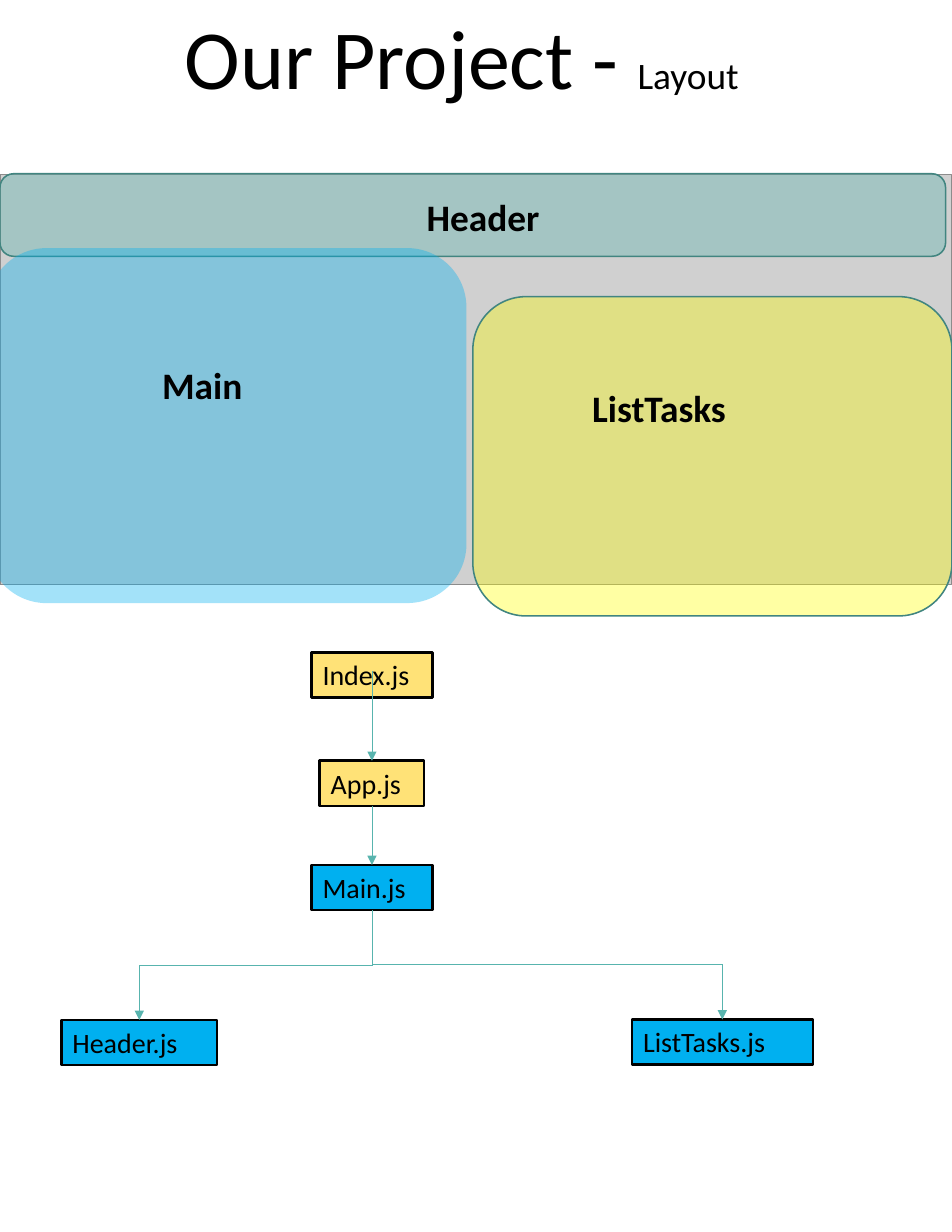
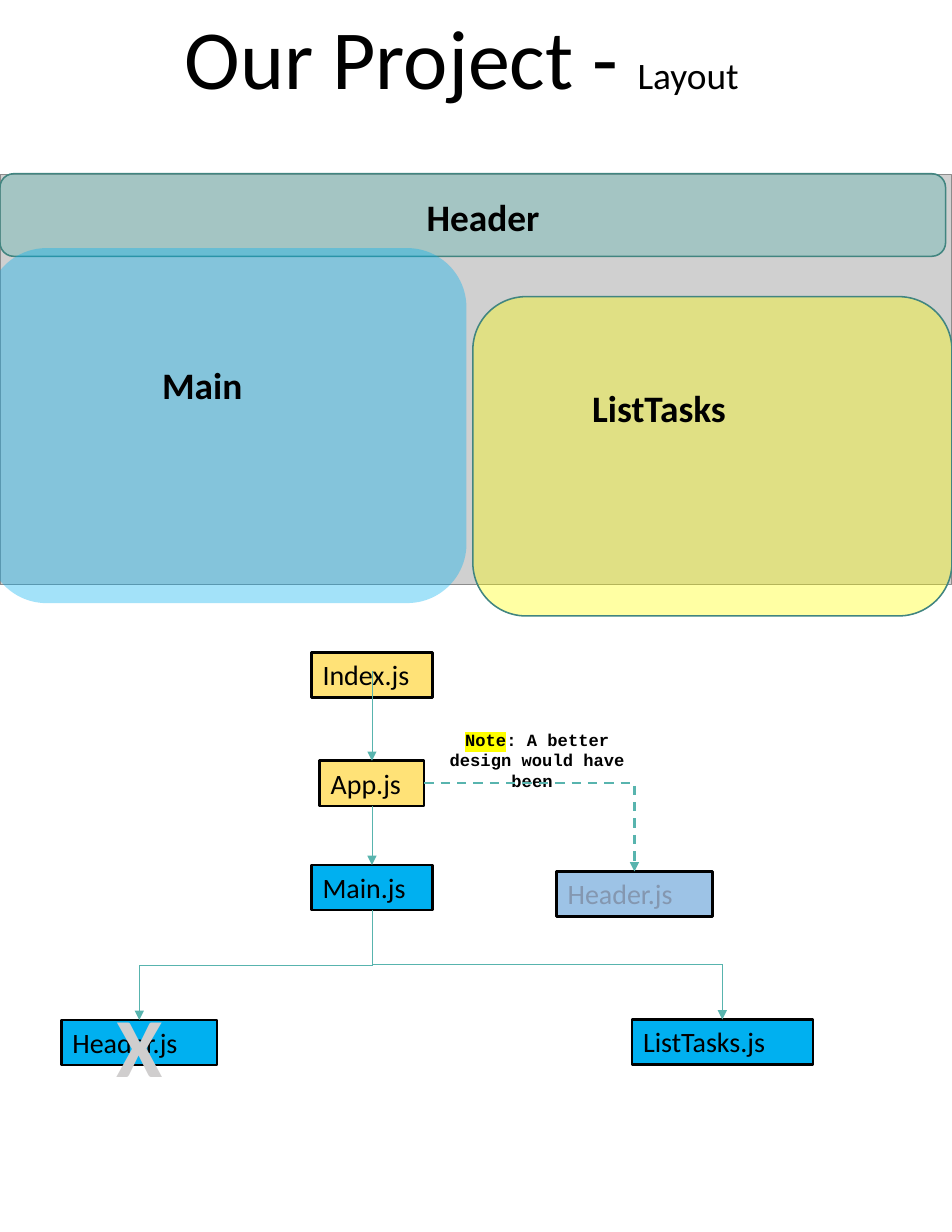
Before and after one commit to scorpion0511/mytracker, a slide deck: slide 26 of doc/React.pptx (slide 25 before the commit). Drawn at 952x1232 pixels with LibreOffice and Linux fonts; fonts in the diff are those of the drawing; grey boxes stand for pictures. Boxes give left, top, right and bottom in pixels: in the first picture for what was removed or moved away, otherwise in the second. Text is boxed around its words. In the diff, an @@ line names an element or a change of style, - is before the commit and + after.

```diff
--- a/doc/React.pptx
+++ b/doc/React.pptx
@@ text added at bbox=[450, 733, 624, 787], 11 pt, text #000000, bold @@
+Note: A better design would have been
@@ elbow arrow added from (424, 783) to (635, 871), #58B4AE 1.5 pt dashed @@
@@ rectangle added at bbox=[557, 871, 712, 916], fill #9DC3E6, outline #000000 1.5 pt, 18 pt, text #8497B0 @@
+Header.js
@@ text added at bbox=[116, 1007, 162, 1096], 54 pt, text #D0CECE, bold @@
+X
```
Also in this commit, not shown: 5 other slides changed, 1 slide added.
